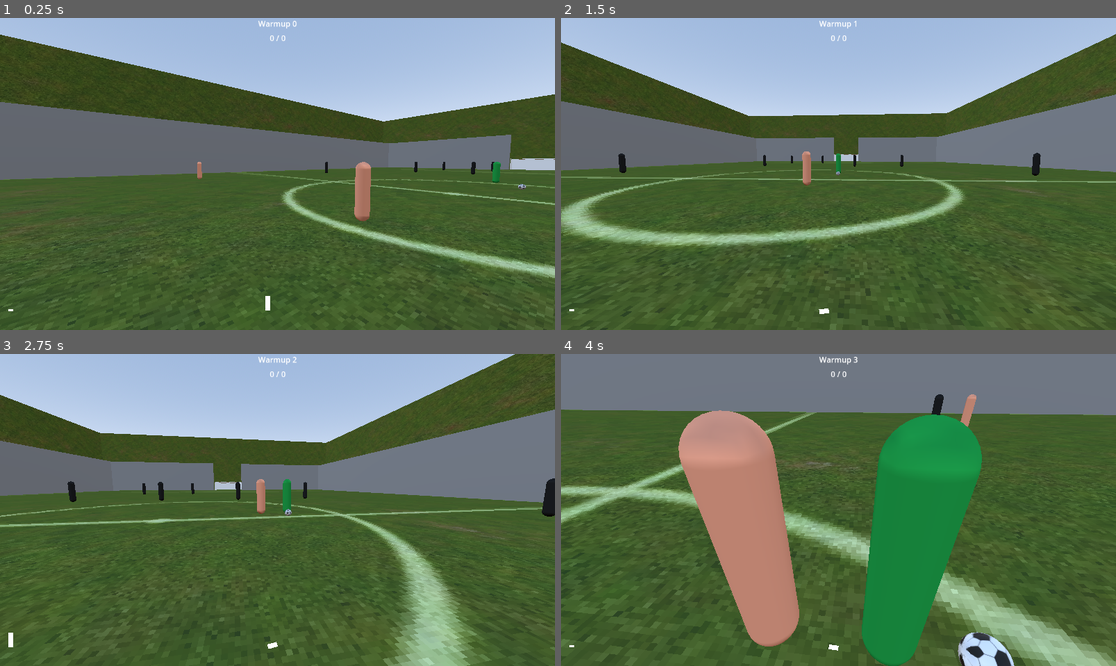
Above: before the commit, frames 1-4 (two rows, left to right).
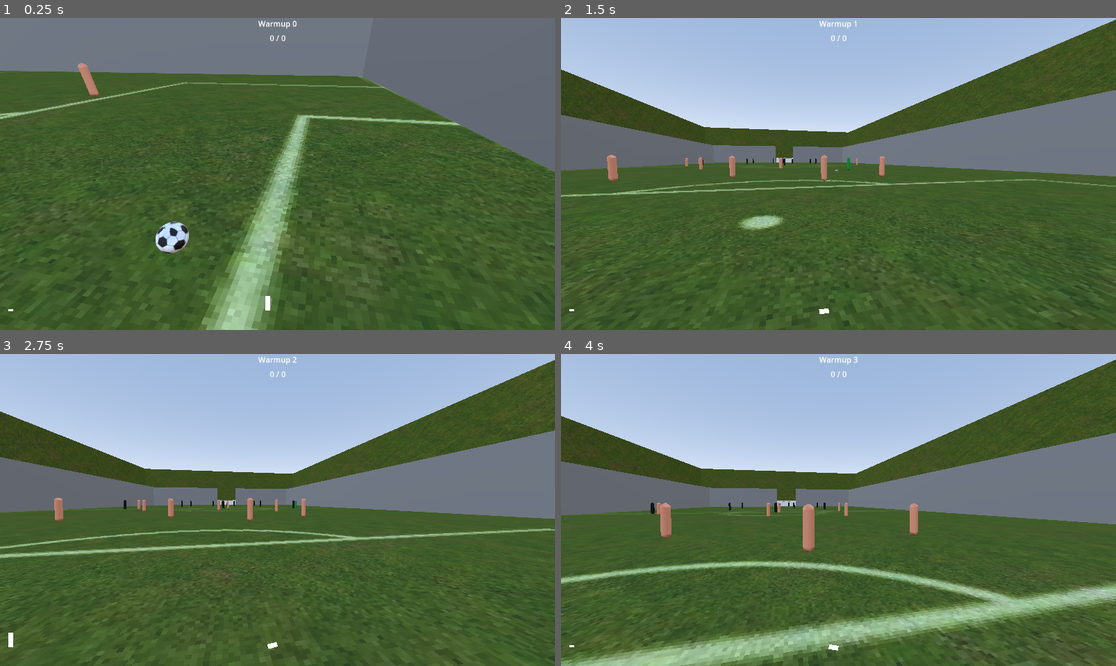
Above: after the commit, the same moments.

Repository: vasiltop/soccer-simulation
Game: Godot game, scene res://match/game.tscn
Two runs of this game, one before a commit and one after it. Both use one fixed random seed, a clock stepped at 60 frames per second and the inputs below.
Inputs (mouse positions are in pixels of both pictures, inside the frame that each line leads up to):
- Up to frame 1 (0.25 s): no input
- Up to frame 2 (1.5 s): tap Enter at 0.5 s; move the mouse to (866, 174) at 0.52 s; hold Right mouse button (pass) 0.53-1.28 s; hold W (up) from 0.53 s (still down); tap Space (jump) at 0.77 s; click (866, 174) at 0.8 s; move the mouse to (810, 174) at 1.27 s; click (810, 174) at 1.35 s
- Up to frame 3 (2.75 s): keep holding W (up); tap Space (jump) at 1.52 s; right-click (249, 510) at 1.55 s; move the mouse to (288, 503) at 2.02 s; hold Right mouse button (pass) from 2.03 s (still down); click (288, 503) at 2.3 s
- Up to frame 4 (4 s): keep holding W (up); move the mouse to (832, 516) at 2.77 s; release Right mouse button (pass) at 2.78 s; click (832, 516) at 2.85 s; tap Space (jump) at 3.02, 3.77 s; right-click (832, 516) at 3.05 s; move the mouse to (877, 513) at 3.52 s; hold Shift (sprint) from 3.53 s (still down); click (877, 513) at 3.8 s

The runs differ from the first frame. In frame 1, 53% of the frame differs, in the area x 0-100%, y 0-100%; in frame 2, 18%; in frame 3, 26%; in frame 4, 70%.

Commit message:
feat: add goalkeepers

Diff:
--- a/match/game.gd
+++ b/match/game.gd
@@ -8,6 +8,7 @@
 @onready var center_ball_position: Vector3 = Vector3(1, 0.8, 0)
 @onready var goal_line_z: float = $GoalLineZ.global_position.z
 @onready var touch_line_x: float = $TouchLineX.global_position.x
+@onready var net_length_x: float = $NetLengthX.global_position.x
 @onready var goal_0: Node3D = $Goal0
 @onready var goal_1: Node3D = $Goal1
 @onready var goals_to_attack: Array[Node3D] = [goal_1, goal_0]
@@ -22,13 +23,13 @@
 const npc_player = preload("res://objects/npc_player/npc_player.tscn")
 const length: Dictionary = {
 	WARMUP: 5,
-	LIVE: 30,
+	LIVE: 100,
 	HALF_TIME: 5,
-	END: 10,
+	END: 5,
 }
 
-var intermediate_timer: float = 5
-const INTERMEDIATE_TIME: float = 5
+var intermediate_timer: float = 1
+const INTERMEDIATE_TIME: float = 1
 
 var started: bool = false
 var state: int = WARMUP
@@ -70,13 +71,15 @@
 			HALF_TIME:
 				intermediate_timer = 0
 				started = false
+				for team in teams:
+					team.side = team.side * -1
 				reset_field()
 				half_time_passed = true
 				state = LIVE
 			END:
-				state = WARMUP
-				score = [0, 0]
-				reset_field()
+				print("game ended")
+				print(score)
+				get_tree().reload_current_scene()
 			LIVE:
 				state = END if half_time_passed else HALF_TIME
 
--- a/match/game.tscn
+++ b/match/game.tscn
@@ -84,7 +84,7 @@
 environment = SubResource("Environment_t33yg")
 
 [node name="Ball" parent="." instance=ExtResource("2_ig3tf")]
-transform = Transform3D(1, 0, 0, 0, 1, 0, 0, 0, 1, 2.99813, 1, -8.41518)
+transform = Transform3D(1, 0, 0, 0, 1, 0, 0, 0, 1, 0.467458, 1, 76.8458)
 
 [node name="soccer_field" type="Node3D" parent="."]
 transform = Transform3D(0.25, 0, 0, 0, 0.25, 0, 0, 0, 0.325, 0, 0, 0)
@@ -644,11 +644,13 @@
 [node name="GoalLineZ" type="Node3D" parent="."]
 transform = Transform3D(1, 0, 0, 0, 1, 0, 0, 0, 1, 17.173, 0, -81)
 
+[node name="NetLengthX" type="Node3D" parent="."]
+transform = Transform3D(1, 0, 0, 0, 1, 0, 0, 0, 1, 6.85232, 0, 80.4787)
+
 [node name="Players" type="Node" parent="."]
 
 [node name="Player" parent="Players" instance=ExtResource("1_0b30x")]
-transform = Transform3D(-1, 0, -8.74228e-08, 0, 1, 0, 8.74228e-08, 0, -1, 4.99633, 2.63795, 21.3633)
-soccer_position = "rb"
+transform = Transform3D(1, 0, 0, 0, 1, 0, 0, 0, 1, 0, 3.08135, 72.0769)
 
 [node name="CSGCombiner3D" type="CSGCombiner3D" parent="."]
 use_collision = true
@@ -683,3 +685,6 @@
 transform = Transform3D(-4.37114e-08, 0, 1, 0, 1, 0, -1, 0, -4.37114e-08, -37.5022, 6.31569, -80.8491)
 use_collision = true
 size = Vector3(1, 11.5825, 65.1071)
+
+[node name="Camera3D" type="Camera3D" parent="."]
+transform = Transform3D(-3.09086e-08, 0.707107, -0.707107, 3.09086e-08, 0.707107, 0.707107, 1, 1.77636e-15, -4.37114e-08, -69.8269, 67.5438, 0)
--- a/match/team.gd
+++ b/match/team.gd
@@ -6,7 +6,7 @@
 
 const npc_scene = preload("res://objects/npc_player/npc_player.tscn")
 const FIELD_SIZE: float = 81 * 2
-const TEAM_SIZE: int = 10
+const TEAM_SIZE: int = 11
 
 var game: Game = null
 var players: Array[Humanoid] = []
@@ -18,14 +18,14 @@
 	"rw",
 	"lw",
 	"st",
-	"rcm",
-	"lcm",
+	"cm",
 	"rm",
 	"lm",
 	"rcb",
 	"lcb",
 	"rb",
-	"lb"
+	"lb",
+	"gk"
 ]
 
 func _init(team_number: int, side: int, game: Game):
@@ -58,13 +58,15 @@
 		"lw": return Vector2(-25, 15)
 		"rcm": return Vector2(5, 35)
 		"lcm": return Vector2(-5, 35)
+		"cm": return Vector2(0, 35)
 		"rm": return Vector2(15, 35)
 		"lm": return Vector2(-15, 35)
 		"rcb": return Vector2(5, 55)
 		"lcb": return Vector2(-5, 55)
 		"rb": return Vector2(15, 55)
 		"lb": return Vector2(-15, 55)
-	1
+		"gk": return Vector2(0, 76)
+
 	assert(false, "Invalid position string.")
 	return Vector2.ZERO
 
--- a/objects/ball/ball.gd
+++ b/objects/ball/ball.gd
@@ -35,6 +35,7 @@
 	linear_velocity = dir * DRIBBLE_FORCE * player.velocity.length() / VELOCITY_BALL_FORCE_SLOWDOWN
 
 func kicked(body: Humanoid, direction: Vector3, force: float, height = false):
+	print("kick")
 	if body.kick_timer < body.KICK_DELAY: return
 
 
@@ -46,4 +47,3 @@
 	var bv = (body.velocity.length() / VELOCITY_BALL_FORCE_SLOWDOWN / 2)
 	var v = max(bv, MIN_VELOCITY_AFFECT)
 	linear_velocity = dir * v * KICK_FORCE
-	get_parent().get_ball_landing_pos()
--- a/objects/humanoid.gd
+++ b/objects/humanoid.gd
@@ -54,10 +54,11 @@
 	return get_opposing_net().global_position
 
 func get_opposing_net() -> Goal:
-	return game.goals_to_attack[team]
+	var o = 0 if get_team().side == 1 else 1
+	return game.goals_to_attack[o]
 
 func get_own_net() -> Goal:
-	var o = 1 if team == 0 else 0
+	var o = 1 if get_team().side == 1 else 0
 	return game.goals_to_attack[o]
 
 func get_ball_distance():
--- a/objects/npc_player/npc_player.gd
+++ b/objects/npc_player/npc_player.gd
@@ -4,7 +4,7 @@
 
 const SHOOT_DISTANCE_SHORT: float = 30
 const SHOOT_DISTANCE_LONG: float = 50
-const TACKLE_DISTANCE: float = 3
+const TACKLE_DISTANCE: float = 1
 const STOP_DRIBBLE_RANGE: float = 13
 const ZONE_DISTANCE: float = 30
 const BALL_DIRECT_FOLLOW_DISTANCE: float = 30
@@ -17,7 +17,7 @@
 var pass_timer: float = 0
 
 func _ready():
-	MAX_RUN_SPEED = 7
+	MAX_RUN_SPEED = randf_range(6, 8)
 
 func _process(delta):
 	pass_timer += delta
@@ -35,12 +35,41 @@
 	if stunned: return
 	if not game.started: return
 
-
-	match get_team_state():
-		get_team().DEFENDING: defend(delta)
-		get_team().ATTACKING: attack(delta)
+	if soccer_position != "gk":
+		match get_team_state():
+			get_team().DEFENDING: defend(delta)
+			get_team().ATTACKING: attack(delta)
+	else:
+		goalkeeper(delta)
 
 	move_and_slide()
+
+func goalkeeper(delta: float):
+	kick_timer = KICK_DELAY + 1
+
+	travel_to_node(delta, ball)
+
+	if get_team().side == 1:
+		global_position.z = clamp(global_position.z, 76 * get_team().side, abs(game.goal_line_z))
+	else:
+		global_position.z = clamp(global_position.z, game.goal_line_z, 76 * get_team().side )
+	global_position.x = clamp(global_position.x, -game.net_length_x - 1, game.net_length_x + 1)
+
+	if can_kick():
+		var cl = get_closest_player_to_me()
+		pass_to_player(cl, 9)
+
+func get_closest_player_to_me() -> Humanoid:
+	var closest = null
+	var distance = 9999999
+
+	for p in get_team().players:
+		var d: float = p.global_position.distance_to(global_position)
+		if d < distance and p != self:
+			closest = p
+			distance = d
+
+	return closest
 
 func defend(delta: float):
 
@@ -107,8 +136,6 @@
 		for p in self.positions:
 			var distance_to_closest_opponent: float = player.get_other_team().get_closest_player_to_position(p).global_position.distance_to(p)
 			var distance_to_goal: float = player.get_opposing_net().global_position.distance_to(p)
-			# we want it to be as close to the goal
-			# and far from an enemy player, but we dont care too much about this
 			weights.append(-distance_to_goal + distance_to_closest_opponent / 4)
 
 		return Util.get_max_index(weights)
@@ -178,10 +205,11 @@
 				travel_to_position(delta, game.get_ball_landing_pos())
 	else:
 		var pos = get_team().position_to_vector(soccer_position) * get_team().side
-		var vec3pos = Vector3(pos.x, 1, pos.y)
-		var pos_on_other_half = vec3pos + Vector3(0, 0, abs(get_team().game.goal_line_z) / 2 * get_other_team().side)
-
-		if pos_on_other_half.distance_to(global_position) < ZONE_DISTANCE:
+		var vec3pos = Vector3(pos.x * 1.5, 1, pos.y)
+		var pos_on_other_half = vec3pos + Vector3(0, 0, abs(get_team().game.goal_line_z) * get_other_team().side + randi_range(-10, 10))
+
+		#if pos_on_other_half.distance_to(global_position) < ZONE_DISTANCE:
+		if is_ball_on_opponent_side():
 			travel_to_position(delta, pos_on_other_half)
 		else:
 			var p: Humanoid = get_team().set_possession_player()
@@ -228,7 +256,7 @@
 	travel_to_position(delta, node.global_position)
 
 func can_shoot() -> bool:
-	return (not is_direction_to_opposing_net_blocked() and get_distance_to_attacking_net() < SHOOT_DISTANCE_LONG) or (get_distance_to_attacking_net() < SHOOT_DISTANCE_SHORT and get_ball_distance() < BALL_KICK_RANGE)
+	return ( (not is_direction_to_opposing_net_blocked() and get_distance_to_attacking_net() < SHOOT_DISTANCE_LONG) or (get_distance_to_attacking_net() < SHOOT_DISTANCE_SHORT) ) and get_ball_distance() < BALL_KICK_RANGE
 
 func is_closest() -> bool:
 	return get_team().get_closest_player_to_ball() == self
@@ -243,11 +271,12 @@
 
 	velocity = dir * MAX_RUN_SPEED
 
-func pass_to_player(player: Humanoid):
+func pass_to_player(player: Humanoid, strength: float):
 	if not can_kick(): return
 
 	kick_direction = get_direction_to_node(player)
-	ball.kicked(self, kick_direction, 6, false)
+
+	ball.kicked(self, kick_direction, strength, false)
 
 func pass_to_position(pos: Vector3):
 	if not can_kick(): return
--- a/objects/player/player.tscn
+++ b/objects/player/player.tscn
@@ -17,6 +17,7 @@
 transform = Transform3D(1, 0, 0, 0, 1, 0, 0, 0, 1, 0, 0.971905, 0)
 
 [node name="Camera3D" type="Camera3D" parent="Eye"]
+current = true
 
 [node name="Ball" type="Node3D" parent="."]
 transform = Transform3D(1, 0, 0, 0, 1, 0, 0, 0, 1, 0, -0.694727, -1)
